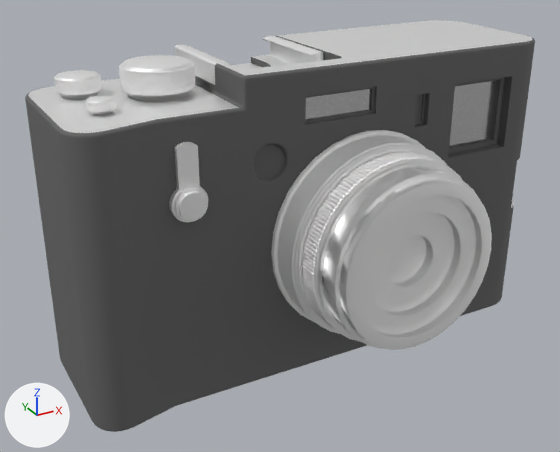
Two versions of the glTF model ghost-2/camera.glb, one commit apart.
Both versions are drawn from a 50 mm camera at (-5.74, -9.88, 7.21) aimed at (-0.58, -0.5, 2.52). Lighting does not change. The marker at lower left points along +X, +Y and +Z. Where no turn or scale is listed for an object, it has been applied to the vertices. Vertices at the same position are counted once.
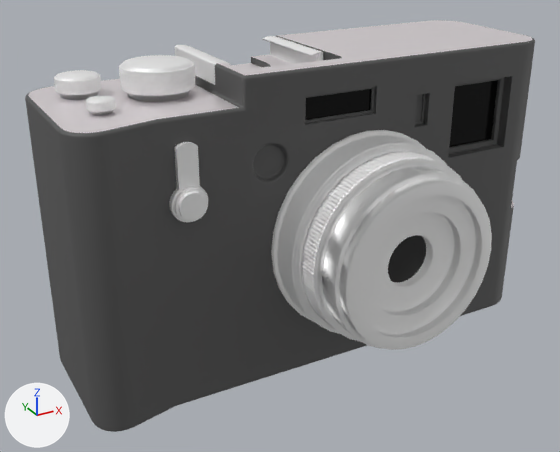
Pixel boxes (x1, y1, x2, y2) of what changed, in the pictures (560 x 452 px):
```json
{"object": "Cube", "change": "recoloured", "before": [55, 35, 501, 194], "after": [55, 35, 501, 194], "on screen": "white to black"}
{"part": 1, "of": "me_cylinder_006", "change": "recoloured", "before": [388, 235, 426, 283], "after": [388, 235, 426, 283], "on screen": "white to black"}
```

Edits to the scene script, one JSON object a line:
```json
{"op": "set", "path": "mat_material_005.base_color", "old": "(0.8, 0.8, 0.8)", "new": "(0.0, 0.0, 0.0)", "note": "white #e7e7e7 -> black #000000"}
{"op": "add", "block": "mat_material_001", "code": ["mat_material_001 = principled_material('Material.001')", "mat_material_001.base_color = (0.0, 0.0, 0.0)  # black #000000"]}
{"block": "me_cylinder_006", "where": "me_cylinder_006.from_pydata(...)  # 17410 vertices, 30912 faces; spans x -1.54..1.54, y -1.41..0.06, z -1.55..1.55"}
{"block": "me_cylinder_006", "where": "# used by ob_cylinder_006; location = (0.43, -1.21, 2.5)"}
{"block": "me_cylinder_006", "change": "me_cylinder_006 part 1: 30 faces spanning x -0.38..0.38, y -1.01, z -0.38..0.38 switch from mat_material_002 (white #ffffff) to mat_material_001 (black #000000)"}
```
